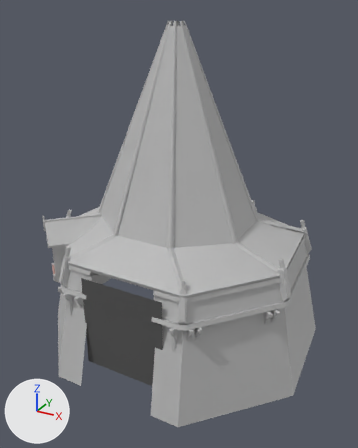
A saved change to the FBX model OutdoorEnv/Content/Assets/House/MainHouse.fbx.
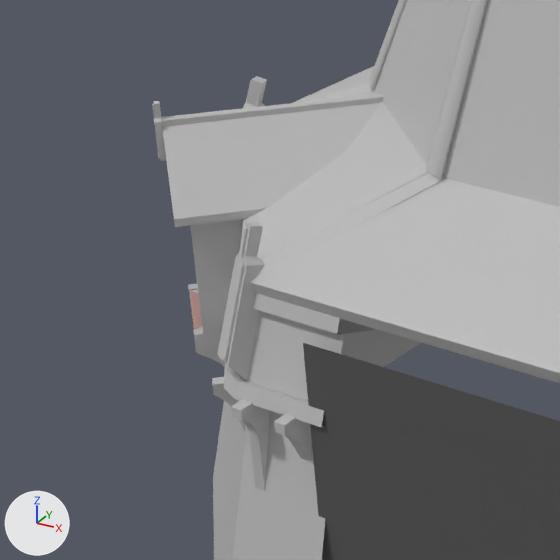
Each version appears first whole from a 50 mm lens placed at (6.78, -12.18, 10.11), pointed at (0.22, -0.25, 4.15), and next in a close-up on the part from 1% to 41% of the width and 42% to 75% of the height. Lighting does not change. The marker at lower left points along +X, +Y and +Z. Where no turn or scale is listed for an object, it has been applied to the vertices.

Objects in the first close-up: 'MainHouse'.
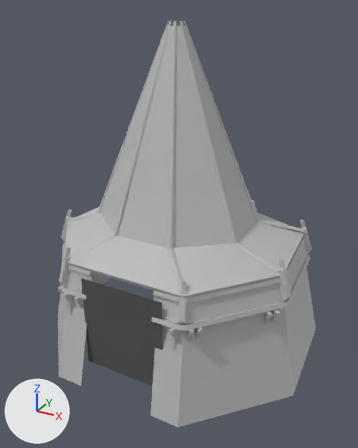
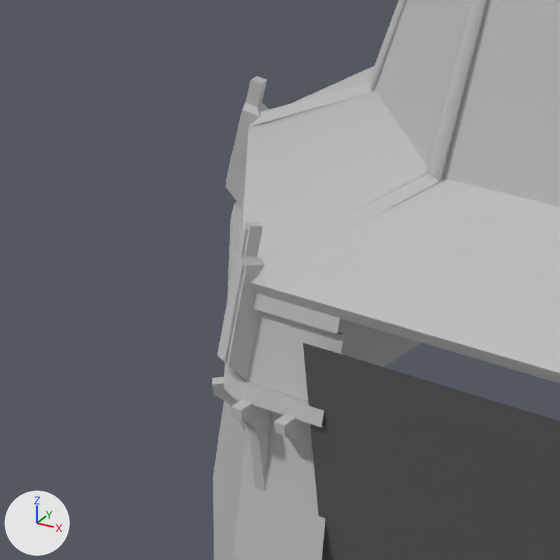
Edits to the bpy script that builds the scene:
```text
Change me_mesh:
    used by ob_mainhouse; location = (0.0, 0.0, 0.0)
    remove me_mesh.from_pydata(...)  # 1978 vertices, 1638 faces; spans x -4.33..4.33, y -3.6..3.6, z 0.0..9.77
    add me_mesh.from_pydata(...)  # 1440 vertices, 1244 faces; spans x -4.33..4.33, y -3.6..3.6, z 0.0..9.77
    me_mesh part 1: 42 loose pieces with 538 vertices, spanning x -3.67..-1.57, y -2.64..-0.54, z 2.02..4.43, are deleted
    remove me_mesh.materials.append(mat_matpink)  # brown #b28c85
```

What differs and where, as boxes (x1, y1, x2, y2) in the close-ups (560 x 560 px):
'MainHouse', reshaped: before (152, 0, 560, 560); after (212, 0, 560, 560)
part 1 of me_mesh, deleted: before (152, 93, 384, 368)
